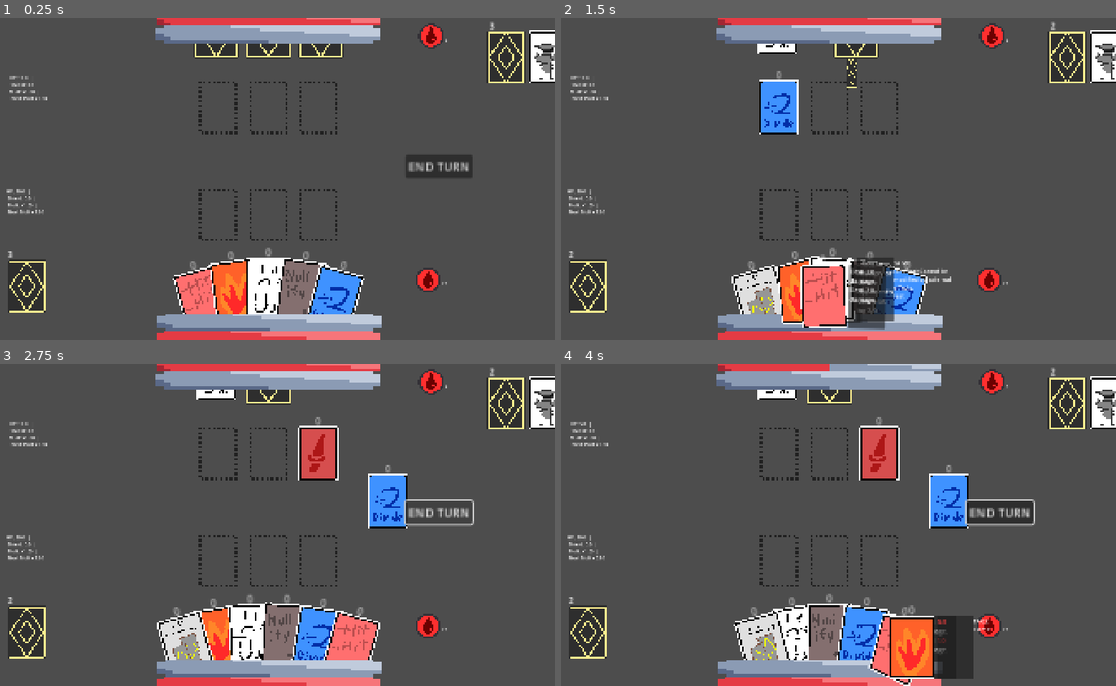
Above: before the commit, frames 1-4 (two rows, left to right).
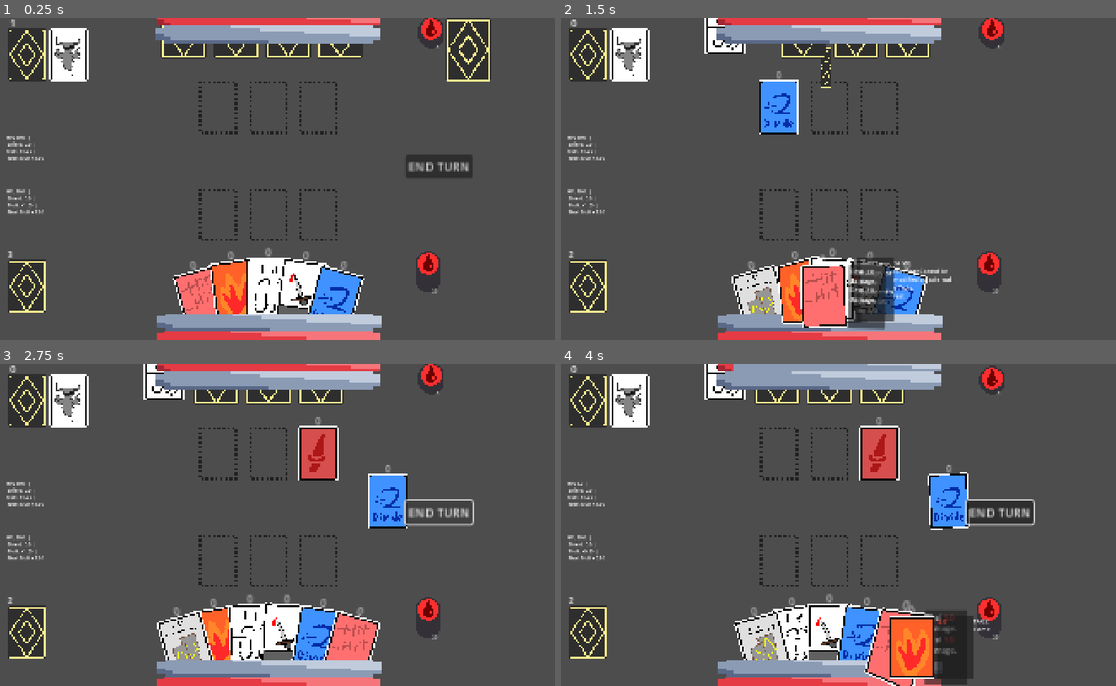
Above: after the commit, the same moments.

Repository: TymekWalichnowski/Code-Bull
Game: Godot game, scene res://scenes/Main.tscn
Same seed, same stepped clock (60 frames per second), same inputs: the game is played once before the commit and once after it.
Inputs (mouse positions are in pixels of both pictures, inside the frame that each line leads up to):
- Up to frame 1 (0.25 s): no input
- Up to frame 2 (1.5 s): click "END TURN" at 0.5 s; drag from (783, 294) to (910, 301) at 1.27 s
- Up to frame 3 (2.75 s): click "END TURN" at 2 s
- Up to frame 4 (4 s): click "END TURN" at 2.75 s; drag from (783, 640) to (910, 647) at 3.52 s

The runs differ from the first frame. In frame 1, 8.3% of the frame differs, in the area x 1-100%, y 0-92%; in frame 2, 6.8%; in frame 3, 7.2%; in frame 4, 8.7%, in the area x 1-100%, y 0-100%.

Commit message:
added bleed card and finalised token system for now

Diff:
--- a/objects/card_database.tres
+++ b/objects/card_database.tres
@@ -3,7 +3,7 @@
 [ext_resource type="Script" uid="uid://cfssthidojyly" path="res://resources/card_data_resource.gd" id="1_bvxsq"]
 [ext_resource type="Resource" uid="uid://j61jj7tm3m6g" path="res://objects/cards/2_of_spades.tres" id="2_bvxsq"]
 [ext_resource type="Resource" uid="uid://bbaqsl42y8og5" path="res://objects/cards/apply_burn.tres" id="3_bvxsq"]
-[ext_resource type="Resource" uid="uid://bw3thnfp6s76h" path="res://objects/cards/basic.tres" id="3_ljyba"]
+[ext_resource type="Resource" uid="uid://kqiykl22ic2r" path="res://objects/cards/apply_bleed.tres" id="4_bvxsq"]
 [ext_resource type="Resource" uid="uid://bxdc6lr2gwrkq" path="res://objects/cards/divide.tres" id="5_wbiqp"]
 [ext_resource type="Resource" uid="uid://c23im5mgbw7og" path="res://objects/cards/double_hit.tres" id="6_k5qd1"]
 [ext_resource type="Resource" uid="uid://cd88dyupufuki" path="res://objects/cards/draw_2.tres" id="7_pkdck"]
@@ -15,5 +15,5 @@
 
 [resource]
 script = ExtResource("12_ljyba")
-cards = Array[ExtResource("1_bvxsq")]([ExtResource("2_bvxsq"), ExtResource("3_bvxsq"), ExtResource("3_ljyba"), ExtResource("5_wbiqp"), ExtResource("6_k5qd1"), ExtResource("7_pkdck"), ExtResource("8_rk4tv"), ExtResource("9_tiuod"), ExtResource("10_ga8dg"), ExtResource("11_e44ww")])
+cards = Array[ExtResource("1_bvxsq")]([ExtResource("2_bvxsq"), ExtResource("3_bvxsq"), ExtResource("4_bvxsq"), ExtResource("5_wbiqp"), ExtResource("6_k5qd1"), ExtResource("7_pkdck"), ExtResource("8_rk4tv"), ExtResource("9_tiuod"), ExtResource("10_ga8dg"), ExtResource("11_e44ww")])
 metadata/_custom_type_script = "uid://bdwf2ywt214wa"
--- /dev/null
+++ b/objects/cards/apply_bleed.tres
@@ -0,0 +1,20 @@
+[gd_resource type="Resource" script_class="CardData" load_steps=5 format=3 uid="uid://kqiykl22ic2r"]
+
+[ext_resource type="Script" uid="uid://bgvo8n84ehe2e" path="res://resources/card_action_resource.gd" id="1_fcb1a"]
+[ext_resource type="Script" uid="uid://cfssthidojyly" path="res://resources/card_data_resource.gd" id="2_c0ewi"]
+[ext_resource type="Texture2D" uid="uid://4cnavypvrsbs" path="res://Assets/textures/cards/card_bleeder.png" id="2_me2ei"]
+
+[sub_resource type="Resource" id="Resource_34ur7"]
+script = ExtResource("1_fcb1a")
+action_name = "Apply_Bleed"
+value = 7.0
+priority = 1
+tags = Array[String](["Bleed"])
+metadata/_custom_type_script = "uid://bgvo8n84ehe2e"
+
+[resource]
+script = ExtResource("2_c0ewi")
+display_name = "Apply Bleed"
+image_texture = ExtResource("2_me2ei")
+actions = Array[ExtResource("1_fcb1a")]([SubResource("Resource_34ur7")])
+metadata/_custom_type_script = "uid://cfssthidojyly"
--- a/scenes/Main.tscn
+++ b/scenes/Main.tscn
@@ -248,6 +248,7 @@
 unique_name_in_owner = true
 script = ExtResource("2_xa025")
 flame_token_res = ExtResource("3_pnhog")
+bleed_token_res = ExtResource("2_g6wdg")
 
 [node name="AnimationManager" type="Node" parent="BattleManager"]
 unique_name_in_owner = true
@@ -316,10 +317,10 @@
 
 [node name="OpponentLabel" type="RichTextLabel" parent="."]
 unique_name_in_owner = true
-offset_left = 91.0
-offset_top = 189.0
-offset_right = 552.0
-offset_bottom = 374.0
+offset_left = 81.0
+offset_top = 388.0
+offset_right = 542.0
+offset_bottom = 573.0
 theme_override_font_sizes/normal_font_size = 16
 text = "0"
 
@@ -427,11 +428,11 @@
 
 [node name="PlayerPassives" type="Node2D" parent="PlayerDeck"]
 unique_name_in_owner = true
-position = Vector2(1505, 16)
+position = Vector2(173, 0)
 
 [node name="OpponentDeck" type="Node2D" parent="."]
 unique_name_in_owner = true
-position = Vector2(1756, 132)
+position = Vector2(150, 123)
 script = ExtResource("8_lhr70")
 card_database = ExtResource("12_yxlcp")
 starting_passives = Array[ExtResource("16_gsxep")]([ExtResource("21_pnhog")])
@@ -452,7 +453,7 @@
 
 [node name="OpponentPassives" type="Node2D" parent="OpponentDeck"]
 unique_name_in_owner = true
-position = Vector2(-1596, -66)
+position = Vector2(125, -29)
 
 [node name="PlayerCardPoint" type="Marker2D" parent="."]
 unique_name_in_owner = true
--- a/scenes/token.tscn
+++ b/scenes/token.tscn
@@ -6,12 +6,15 @@
 [node name="Token" type="Node2D"]
 script = ExtResource("1_7438t")
 
+[node name="AnimationSlot" type="Node" parent="."]
+
 [node name="Texture" type="Sprite2D" parent="."]
 texture_filter = 1
 scale = Vector2(3, 3)
 texture = ExtResource("2_20bui")
 
 [node name="Label" type="Label" parent="."]
-offset_left = 46.0
-offset_right = 90.0
-offset_bottom = 23.0
+offset_left = -74.0
+offset_top = 50.0
+offset_right = -30.0
+offset_bottom = 74.0
--- a/scripts/action_manager.gd
+++ b/scripts/action_manager.gd
@@ -13,6 +13,7 @@
 @onready var battle_manager = get_parent()
 
 @export var flame_token_res: TokenResource # For testing
+@export var bleed_token_res: TokenResource # should probably od this more efficiently
 
 func execute_card_action(card: Card, action_index: int):
 	var action_data = card.card_data.actions[action_index]
@@ -86,6 +87,12 @@
 			else:
 				%OpponentTokens.add_token(flame_token_res, value)
 
+		"Apply_Bleed":
+			if target == player:
+				%PlayerTokens.add_token(bleed_token_res, value)
+			else:
+				%OpponentTokens.add_token(bleed_token_res, value)
+
 	# after effect
 	await battle_manager.token_manager.trigger_tokens("After_Action", card.card_owner)
 
--- a/scripts/opponent_deck.gd
+++ b/scripts/opponent_deck.gd
@@ -3,7 +3,7 @@
 const CARD_SCENE_PATH = "res://scenes/opponent_card.tscn"
 const PASSIVE_SCENE_PATH = "res://scenes/passive_card.tscn"
 const CARD_DRAW_SPEED = 0.2
-const STARTING_HAND_SIZE = 4
+const STARTING_HAND_SIZE = 6
 
 @export var card_database: CardDatabase2
 @export var starting_passives: Array[PassiveCardResource]
--- a/scripts/passive_manager.gd
+++ b/scripts/passive_manager.gd
@@ -40,7 +40,7 @@
 			anim.play("passive_trigger")
 			await anim.animation_finished
 
-		# Small pause for readability
+		# Small pause
 		await get_tree().create_timer(0.4).timeout
 
 		# Execute the specific logic
--- a/scripts/player_deck.gd
+++ b/scripts/player_deck.gd
@@ -12,7 +12,7 @@
 	"Double Hit",
 	"Apply Burn",
 	"Fifty Fifty",
-	"Nullify",
+	"Apply Bleed",
 	"Divide",
 	"Draw 2",
 	"Sword",
--- a/scripts/token.gd
+++ b/scripts/token.gd
@@ -1,19 +1,50 @@
 # token.gd
 extends Node2D
-@onready var icon_sprite = $Texture
-@onready var count_label = $Label
+
+@onready var icon_sprite: Sprite2D = $Texture
+@onready var count_label: Label = $Label
+
+@export var vertical_offset: float = -6.0  # Moves chips UP
+@export var max_visual_stack: int = 10
 
 func update_token(token_data: TokenResource, amount: int):
-	# SAFETY CHECK: If @onready hasn't fired yet, find them manually
-	if icon_sprite == null:
-		icon_sprite = $Texture
-	if count_label == null:
-		count_label = $Label
+	if icon_sprite == null: icon_sprite = get_node("Texture")
+	if count_label == null: count_label = get_node("Label")
 
-	# Now apply the data
-	if icon_sprite:
-		icon_sprite.texture = token_data.token_image
+	icon_sprite.texture = token_data.token_image
+	icon_sprite.texture_filter = CanvasItem.TEXTURE_FILTER_NEAREST
+	icon_sprite.position = Vector2.ZERO
 
-	if count_label:
-		count_label.text = str(amount)
-		count_label.visible = amount > 1
+	for child in get_children():
+		if child is Sprite2D and child != icon_sprite:
+			child.queue_free()
+
+	var visual_count = min(amount, max_visual_stack)
+
+	for i in range(1, visual_count):
+		var extra_chip = Sprite2D.new()
+		extra_chip.texture = token_data.token_image
+		extra_chip.texture_filter = CanvasItem.TEXTURE_FILTER_NEAREST
+		extra_chip.scale = icon_sprite.scale
+		extra_chip.centered = icon_sprite.centered
+		extra_chip.position.y = i * vertical_offset
+
+		add_child(extra_chip)
+		move_child(extra_chip, get_child_count() - 1)
+
+	# --- 5. POSITION LABEL BELOW THE STACK ---
+	count_label.text = str(amount)
+	count_label.visible = amount > 0 # Changed from >1 so 1 is still visible if preferred
+
+	# Since the base chip is at 0, a positive Y value puts the label below it.
+	# 25 pixels down should clear the bottom chip's sprite.
+	count_label.position.y = 25
+
+	# Center the label horizontally relative to the chip
+	count_label.horizontal_alignment = HORIZONTAL_ALIGNMENT_CENTER
+	# Adjust this if your Label's pivot/size isn't centered by default
+	count_label.grow_horizontal = Control.GROW_DIRECTION_BOTH
+	count_label.position.x = 0
+
+	# Keep label visible on top of all chips
+	move_child(count_label, get_child_count() - 1)
--- a/scripts/token_container.gd
+++ b/scripts/token_container.gd
@@ -1,11 +1,13 @@
+# TokenContainer.gd
 extends Node2D
 class_name TokenContainer
 
 @export var token_scene: PackedScene = preload("res://scenes/token.tscn")
+@export var horizontal_spacing: float = 100.0 # How far apart to space token types
 
-var tokens = {} # { "Bleed": 5 }
-var token_resources = {} # { "Bleed": TokenResource }
-var token_nodes = {} # { "Bleed": Node }
+var tokens = {}
+var token_resources = {}
+var token_nodes = {}
 
 func add_token(resource: TokenResource, amount: int):
 	var t_name = resource.token_name
@@ -17,12 +19,14 @@
 		add_child(ui)
 		token_nodes[t_name] = ui
 
+		# Position the new token type horizontally
+		_realign_tokens()
+
 	tokens[t_name] += amount
 
 	if tokens[t_name] <= 0:
 		_remove_token(t_name)
 	else:
-		# Changed from update_ui to update_token to match your token script
 		token_nodes[t_name].update_token(resource, tokens[t_name])
 
 func _remove_token(t_name: String):
@@ -31,6 +35,19 @@
 	if token_nodes.has(t_name):
 		token_nodes[t_name].queue_free()
 		token_nodes.erase(t_name)
+		# Wait a frame for queue_free to finish, then realign
+		await get_tree().process_frame
+		_realign_tokens()
+
+func _realign_tokens():
+	var i = 0
+	for t_name in token_nodes:
+		var node = token_nodes[t_name]
+		# Smoothly slide tokens into their new horizontal positions
+		var tween = create_tween()
+		tween.tween_property(node, "position:x", i * horizontal_spacing, 0.25)\
+			.set_trans(Tween.TRANS_BACK).set_ease(Tween.EASE_OUT)
+		i += 1
 
 func get_token_count(t_name: String) -> int:
 	return tokens.get(t_name, 0)
--- a/scripts/token_manager.gd
+++ b/scripts/token_manager.gd
@@ -25,13 +25,32 @@
 
 		if token_res.trigger_condition == trigger_type:
 			if token_effect_map.has(token_res.effect_name):
-				# Visual feedback similar to Passive trigger
-				# If your TokenUI has an AnimationPlayer, play it here
+				# --- TRIGGER ANIMATION ---
 				if container.token_nodes.has(t_name):
-					pass
-					#container.token_nodes[t_name].play_trigger_anim() no anim atm
+					var token_node = container.token_nodes[t_name]
+
+					# Find the actual top sprite.
+					# Since we use move_child(extra, get_child_count()-1), the last child is the top.
+					# We skip the Label (usually the very last child).
+					var top_sprite: Sprite2D = null
+					for i in range(token_node.get_child_count() - 1, -1, -1):
+						var child = token_node.get_child(i)
+						if child is Sprite2D:
+							top_sprite = child
+							break
+
+					if top_sprite:
+						var tween = create_tween().set_parallel(true)
+						# Toss the chip up and away
+						tween.tween_property(top_sprite, "position:y", top_sprite.position.y - 40, 0.2).set_ease(Tween.EASE_OUT)
+						tween.tween_property(top_sprite, "position:x", top_sprite.position.x + 20, 0.2)
+						tween.tween_property(top_sprite, "modulate:a", 0.0, 0.2) # Fade out
+
+						await tween.finished
+
 
 				await token_effect_map[token_res.effect_name].call(side, stacks, token_res)
+
 
 # --- EFFECT LOGIC ---
 
@@ -47,4 +66,12 @@
 	await get_tree().create_timer(0.3).timeout
 
 func _effect_flame(side: String, stacks: int, resource: TokenResource):
-	print("flame effect!!!")
+	var target = %Player if side == "Player" else %Opponent
+	var container = %PlayerTokens if side == "Player" else %OpponentTokens
+
+	print("Burn Triggered: ", side, " taking ", stacks, " damage.")
+	target.take_damage(float(stacks))
+
+	# Ticks down by 1
+	container.add_token(resource, -1)
+	await get_tree().create_timer(0.3).timeout
